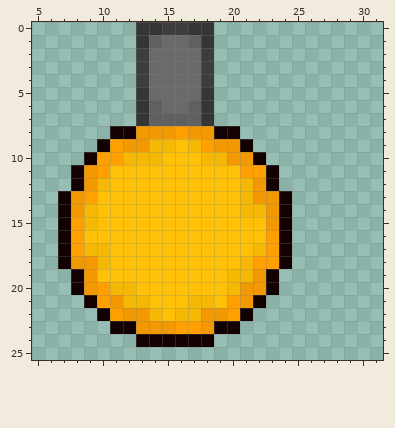
File history of a pixel-art sprite, player/assets/yellow_tank.png. This is how it looked before the edit.
The file is 64x64 pixels, drawn in blocks of 2x2; one block is one cell here. Shown: x 5..31, y 0..25.
And afterwards:
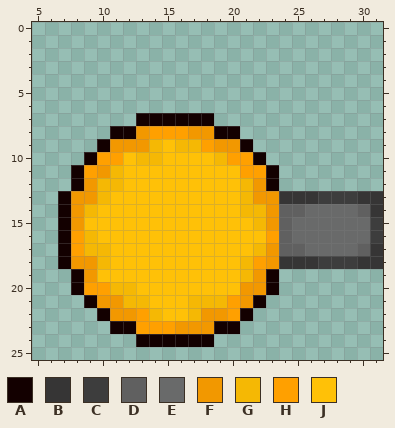
Palette (. is transparent): A #130000  B #363535  C #3d3d3d  D #606060  E #696a6a  F #f29800  G #f5b804  H #ffa000  J #ffc107
Log entry: Rotated tank assets to face the direction of angle=0 and deleted the spritesheet
Diff:
y 0: x 13..18 BBCCBB -> ......
y 1: x 13..18 BDEEDB -> ......
y 2..4: x 13..18 CEEEEC -> ......
y 5: x 13..18 BEEEEB -> ......
y 6: x 13..18 BDEEDB -> ......
y 7: x 13..18 BDDDDB -> AAAAAA
y 8: x 14..15 FF -> HH
y 9: x 11 H -> F; x 15..16 GJ -> JG
y 10: x 12 G -> J; x 18 G -> J; x 20..21 FF -> HH
y 11: x 9..11 FHJ -> HFG
y 12: x 11 J -> G
y 13: x 9..10 HJ -> FG; x 24..31 A....... -> BBBCCCBB
y 14: x 24..31 A....... -> DDEEEEDB
y 15: x 8..9 HG -> FJ; x 22 J -> G; x 24..31 A....... -> DEEEEEEC
y 16: x 9 J -> G; x 24..31 A....... -> DEEEEEEC
y 17: x 23..31 HA....... -> FDDEEEEDB
y 18: x 23..31 HA....... -> FBBBCCCBB
y 19: x 20 G -> J
y 20: x 9 F -> H; x 20 G -> J
y 21: x 10 H -> F; x 19 J -> G
y 22: x 11 H -> F; x 13 F -> H; x 16 G -> J
y 23: x 13..17 FFFHH -> HHHFF
